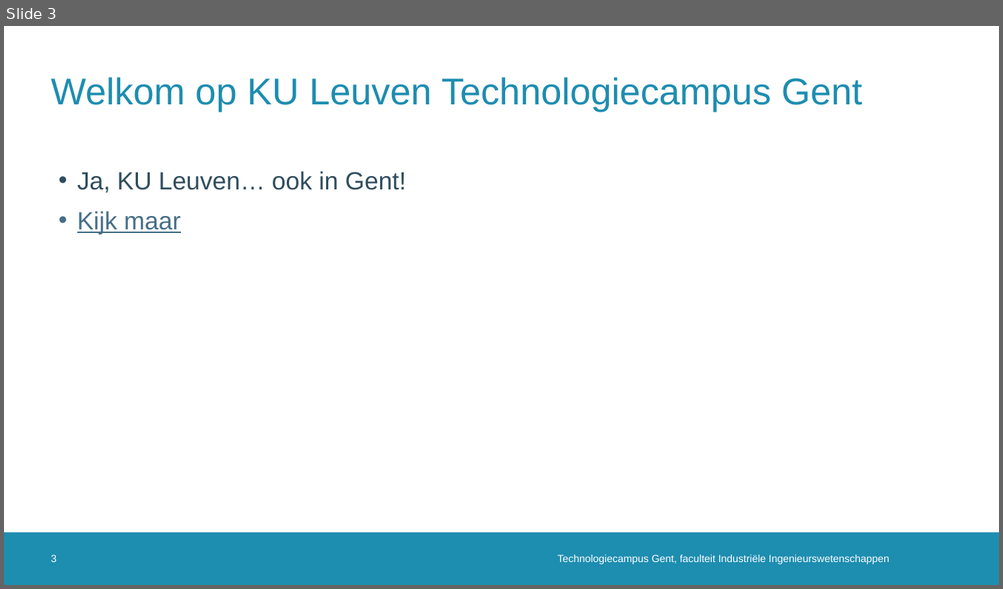
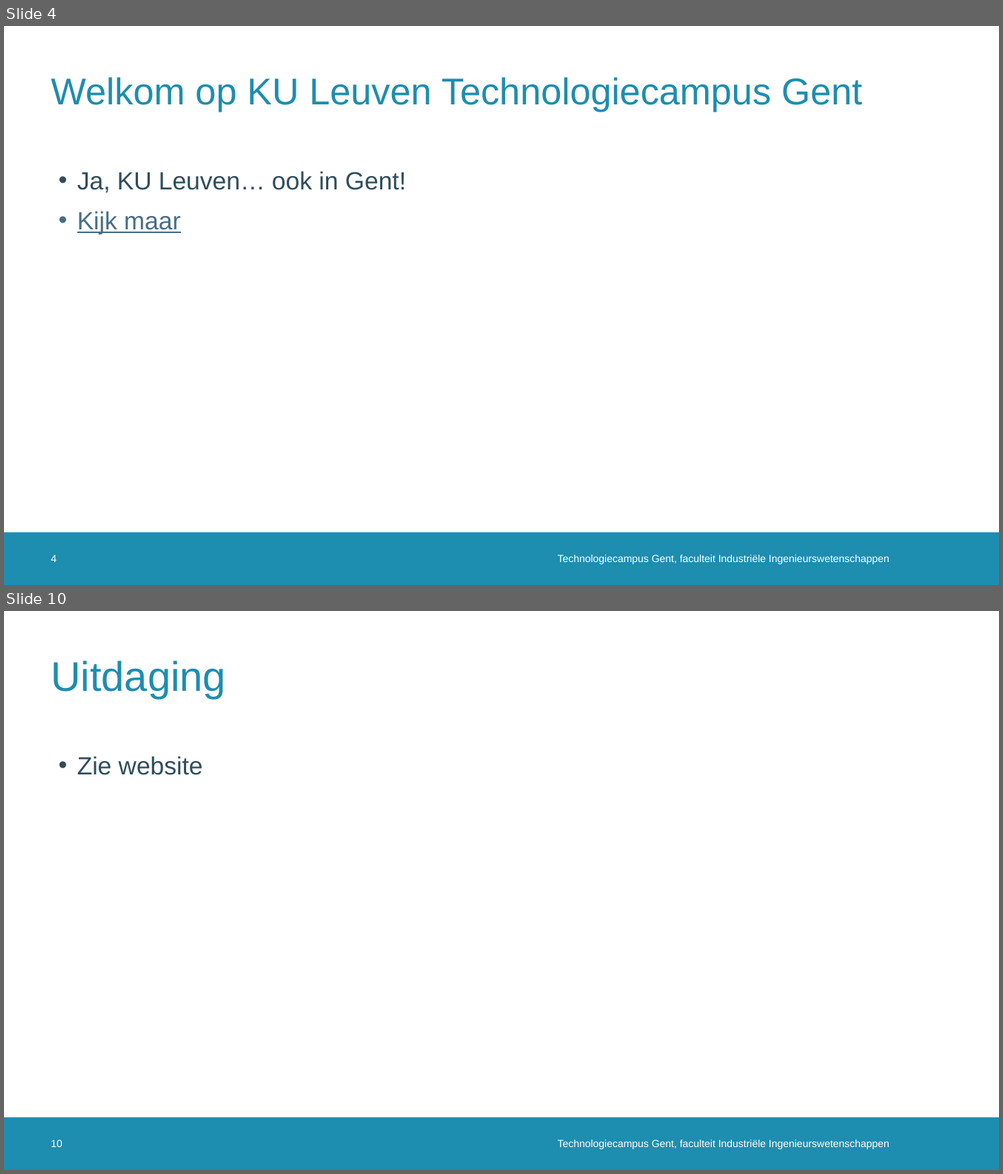
Before and after one commit to dramco-iwast/handleiding-voor-leerkrachten, a slide deck: assets/files/IWAST-bijscholingsmoment.pptx. Shown one above the other, each under a label of ours: slide 3 before the commit, slides 4 and 10 after it; the slides between them are not shown. The pictures are 1003x589 and 1003x1174 pixels, drawn with LibreOffice and Linux fonts; fonts in the diff are those of the drawing; background and template pictures are left out. Boxes give left, top, right and bottom in pixels: in the first picture for what was removed or moved away, otherwise in the second. Text is boxed around its words. In the diff, an @@ line names an element or a change of style, - is before the commit and + after.

```diff
--- a/assets/files/IWAST-bijscholingsmoment.pptx
+++ b/assets/files/IWAST-bijscholingsmoment.pptx
@@ slide 10 added at (4,611,999,1170), background #FFFFFF; not listed: 1 template element that a slide beside it also shows @@
@@ title added at (51,661,225,698), 40 pt, text #1D8DB0 @@
+Uitdaging
@@ text added at (77,756,203,775), 24 pt, text #2F4D5D @@
+• Zie website
@@ page number added at (51,1140,62,1147), 10 pt, text #FFFFFF @@
+10
@@ text added at (558,1140,889,1150), 10 pt, text #FFFFFF @@
+Technologiecampus Gent, faculteit Industriële Ingenieurswetenschappen
@@ what was slide 3 is now slide 4 @@
@@ page number at (51,555,57,562): text changed @@
-3
+4
```
Also in this commit, not shown: 3 slides changed, 16 other slides added, 6 other files.
